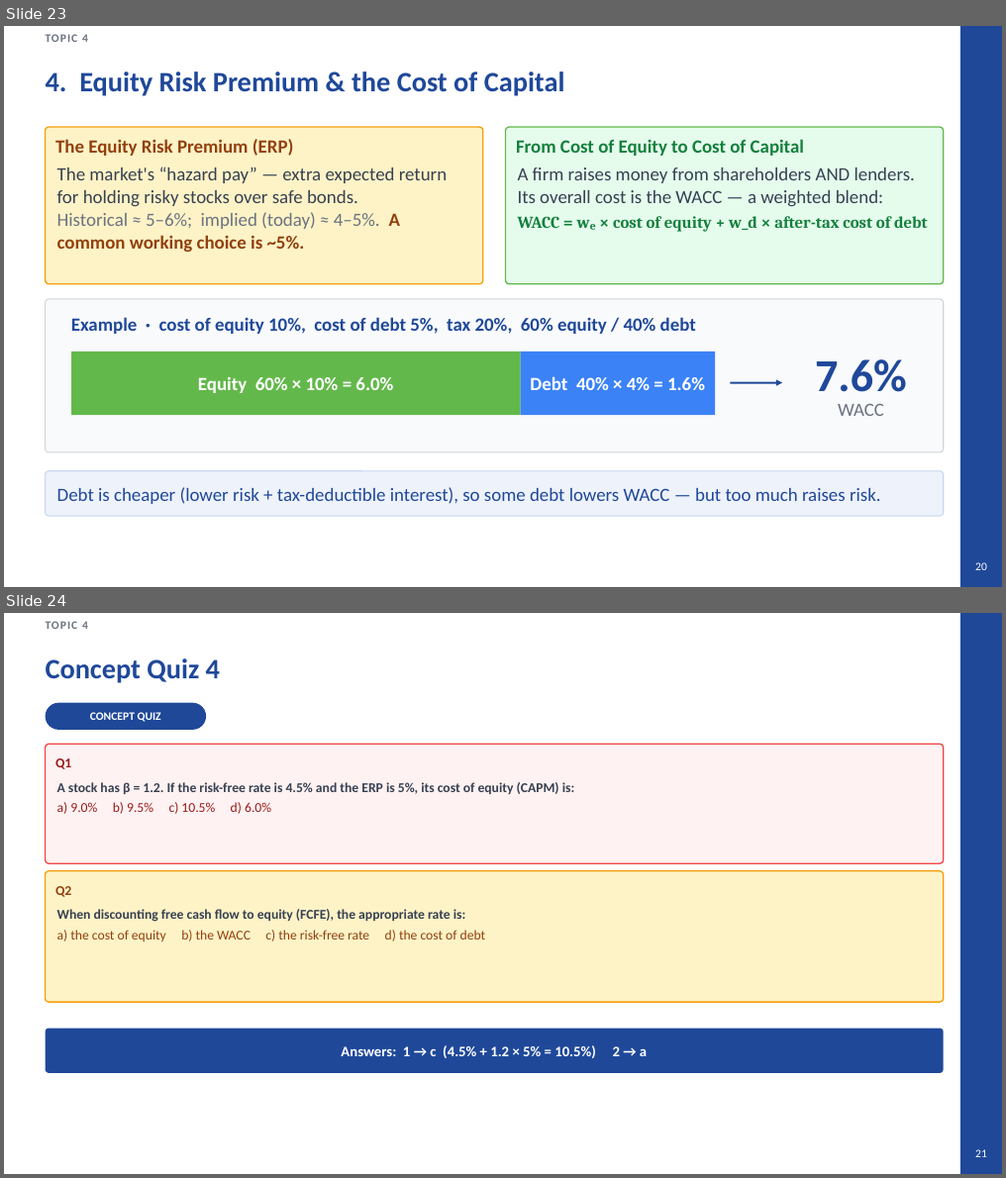
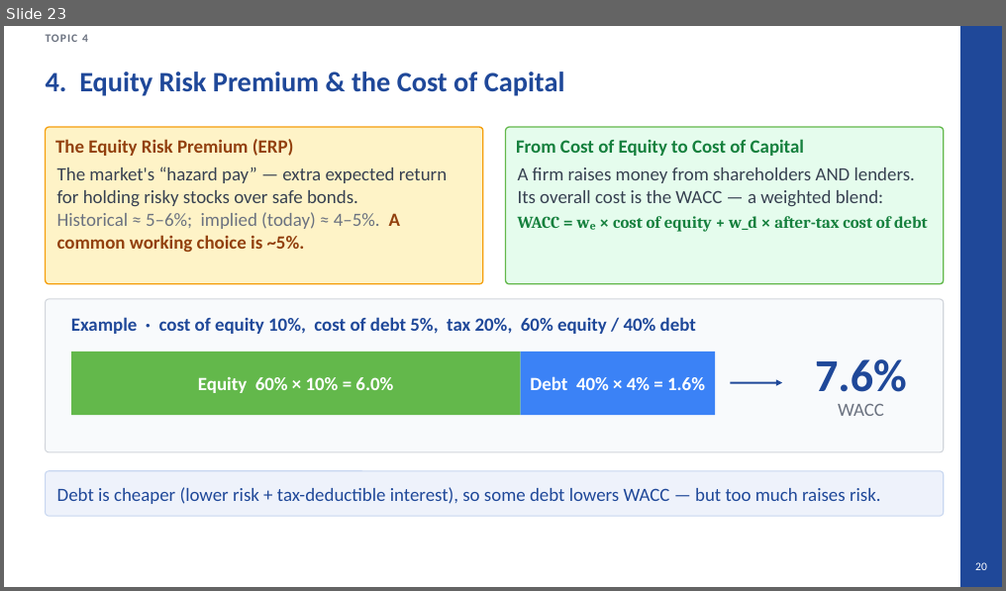
Before and after one commit to keejae/financial-accounting, a slide deck: files/week2/english/Wk2_L8_slides.pptx. Shown one above the other, each under a label of ours: slides 23 and 24 before the commit, slide 23 after it. The pictures are 1006x1178 and 1006x591 pixels, drawn with LibreOffice and Linux fonts; fonts in the diff are those of the drawing. Boxes give left, top, right and bottom in pixels: in the first picture for what was removed or moved away, otherwise in the second. Text is boxed around its words. In the diff, an @@ line names an element or a change of style, - is before the commit and + after.

Commit message:
Lecture 8: republish both decks with the concept-quiz answer slides removed
Philip re-exported the English and Korean Valuation Primer decks after deleting
the concept quiz that carried its solutions. English is 32 -> 31 slides, Korean
33 -> 32; no Answers: or 정답 text remains in either.

Only the two .pptx changed. PowerPoint had re-stamped cp:lastModifiedBy on both
files during the re-save, so they went through strip_metadata.ps1 again before
syncing - .pptx has no per-file equivalent of Word's removePersonalInformation
flag, so this is needed after every PowerPoint save.

```diff
--- a/files/week2/english/Wk2_L8_slides.pptx
+++ b/files/week2/english/Wk2_L8_slides.pptx
@@ slide 24 removed at [4, 613, 1002, 1174], background #FFFFFF @@
@@ text removed at [46, 621, 88, 629] @@
-TOPIC 4
@@ rectangle removed at [960, 613, 1002, 1174] @@
@@ text removed at [46, 659, 220, 683] @@
-Concept Quiz 4
@@ rounded rectangle removed at [46, 703, 206, 730] @@
@@ text removed at [90, 712, 161, 722] @@
-CONCEPT QUIZ
@@ rounded rectangle removed at [46, 744, 944, 863] @@
@@ text removed at [55, 759, 71, 769] @@
-Q1
@@ text removed at [57, 782, 575, 814] @@
-A stock has β = 1.2. If the risk-free rate is 4.5% and the ERP is 5%, its cost of equity (CAPM) is:
-a) 9.0% b) 9.5% c) 10.5% d) 6.0%
@@ rounded rectangle removed at [46, 871, 944, 1002] @@
@@ text removed at [55, 886, 71, 897] @@
-Q2
@@ text removed at [57, 909, 486, 942] @@
-When discounting free cash flow to equity (FCFE), the appropriate rate is:
-a) the cost of equity b) the WACC c) the risk-free rate d) the cost of debt
@@ rounded rectangle removed at [46, 1029, 944, 1073] @@
@@ text removed at [341, 1046, 647, 1059] @@
-Answers: 1 → c (4.5% + 1.2 × 5% = 10.5%) 2 → a
@@ text removed at [975, 1150, 987, 1157] @@
-21
```
Also in this commit, not shown: 1 other file.
